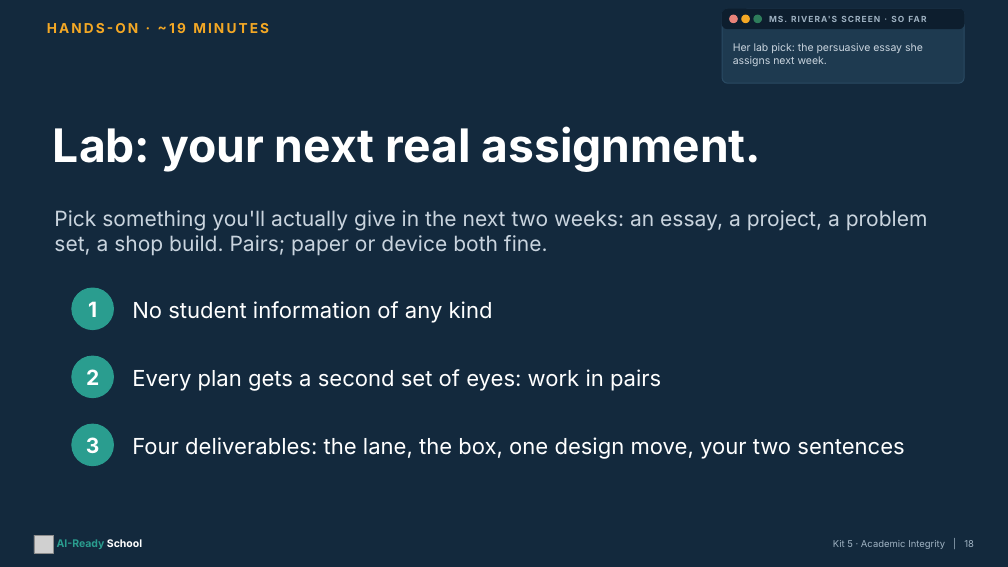
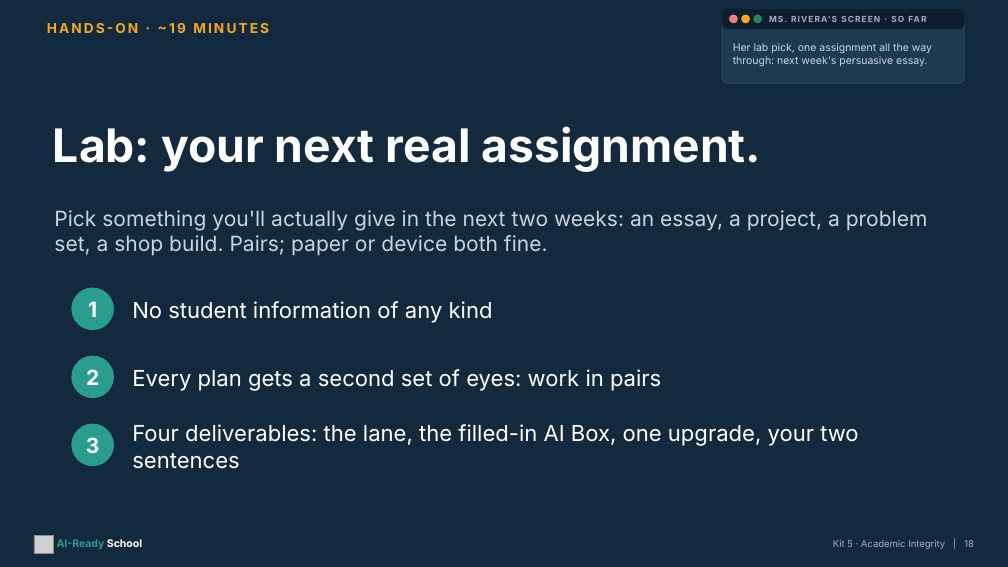
Before and after one commit to aspinozzi1/Ai-School-Ready, a slide deck: slide 18 of kits/kit05/Kit05_PresentationDeck.pptx. Drawn at 1008x567 pixels with LibreOffice and Linux fonts; fonts in the diff are those of the drawing; grey boxes stand for pictures. Boxes give left, top, right and bottom in pixels: in the first picture for what was removed or moved away, otherwise in the second. Text is boxed around its words. In the diff, an @@ line names an element or a change of style, - is before the commit and + after.

```diff
--- a/kits/kit05/Kit05_PresentationDeck.pptx
+++ b/kits/kit05/Kit05_PresentationDeck.pptx
@@ text at (x1=733, y1=43, x2=932, y2=66): text changed @@
-Her lab pick: the persuasive essay she assigns next week.
+Her lab pick, one assignment all the way through: next week's persuasive essay.
@@ text at (x1=132, y1=424, x2=858, y2=469): text changed @@
-Four deliverables: the lane, the box, one design move, your two sentences
+Four deliverables: the lane, the filled-in AI Box, one upgrade, your two sentences
```
Also in this commit, not shown: 14 other slides changed, 19 other files.
